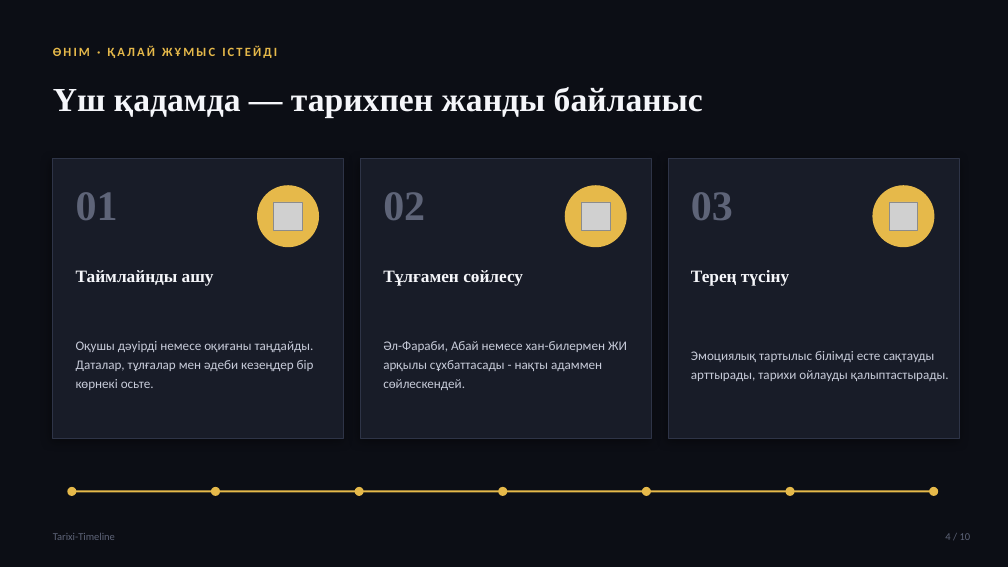
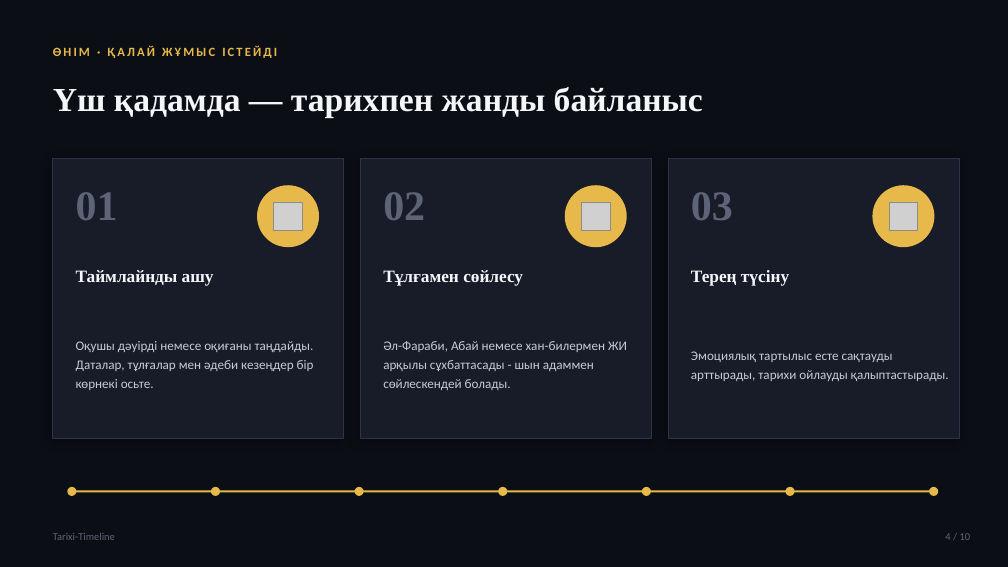
Before and after one commit to bekarazhan/tarixi-timeline, a slide deck: slide 4 of grant-presentation/Tarixi-Timeline_Tauelsizdik_urpaqtary.pptx. Drawn at 1008x567 pixels with LibreOffice and Linux fonts; fonts in the diff are those of the drawing; grey boxes stand for pictures. Boxes give left, top, right and bottom in pixels: in the first picture for what was removed or moved away, otherwise in the second. Text is boxed around its words. In the diff, an @@ line names an element or a change of style, - is before the commit and + after.

```diff
--- a/grant-presentation/Tarixi-Timeline_Tauelsizdik_urpaqtary.pptx
+++ b/grant-presentation/Tarixi-Timeline_Tauelsizdik_urpaqtary.pptx
@@ text at box(383, 341, 627, 390): text changed @@
-Әл-Фараби, Абай немесе хан-билермен ЖИ арқылы сұхбаттасады - нақты адаммен сөйлескендей.
+Әл-Фараби, Абай немесе хан-билермен ЖИ арқылы сұхбаттасады - шын адаммен сөйлескендей болады.
@@ text at box(691, 351, 949, 381): text changed @@
-Эмоциялық тартылыс білімді есте сақтауды арттырады, тарихи ойлауды қалыптастырады.
+Эмоциялық тартылыс есте сақтауды арттырады, тарихи ойлауды қалыптастырады.
```
Also in this commit, not shown: 6 other slides changed, 5 other files.
